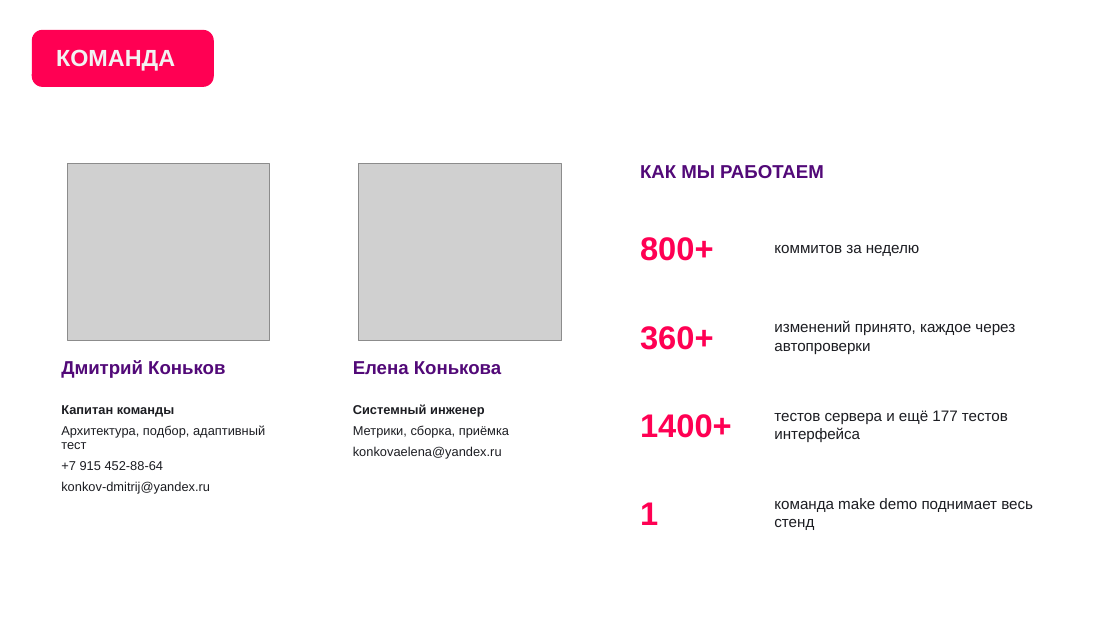
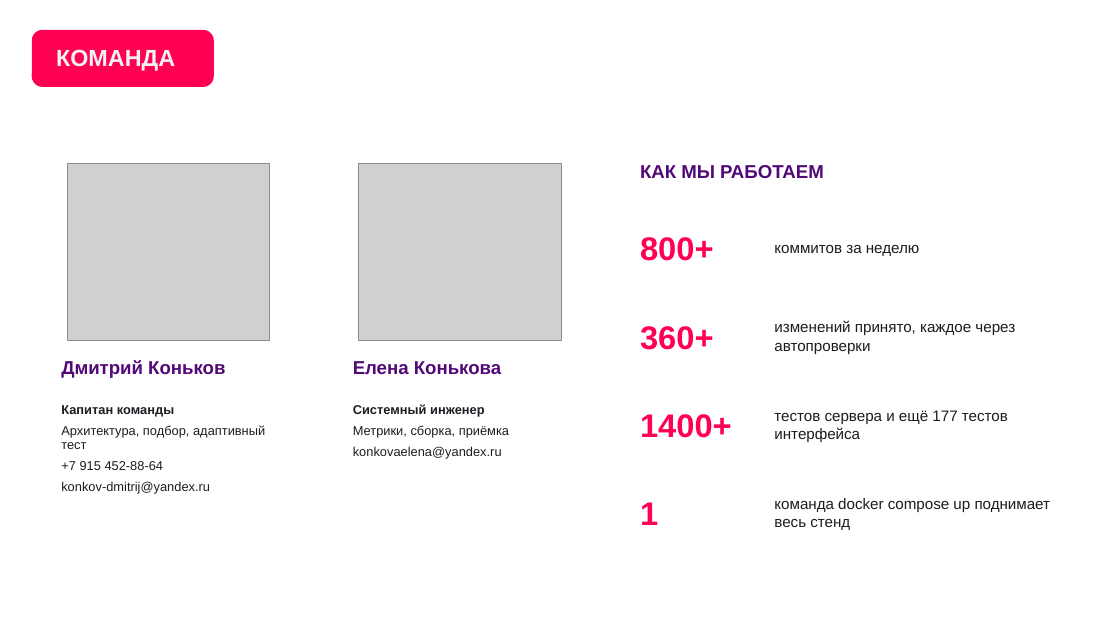
Before and after one commit to KonkovDV/fsp-talent, a slide deck: slide 3 of submission/03-presentation/FSP_Talent_presentation.pptx. Drawn at 1120x630 pixels with LibreOffice and Linux fonts; fonts in the diff are those of the drawing; grey boxes stand for pictures; background and template pictures are left out. Boxes give left, top, right and bottom in pixels: in the first picture for what was removed or moved away, otherwise in the second. Text is boxed around its words. In the diff, an @@ line names an element or a change of style, - is before the commit and + after.

```diff
--- a/submission/03-presentation/FSP_Talent_presentation.pptx
+++ b/submission/03-presentation/FSP_Talent_presentation.pptx
@@ text at [774, 498, 1051, 530]: text changed @@
-команда make demo поднимает весь стенд
+команда docker compose up поднимает весь стенд
```
Also in this commit, not shown: 14 other slides changed, 1 other file.
